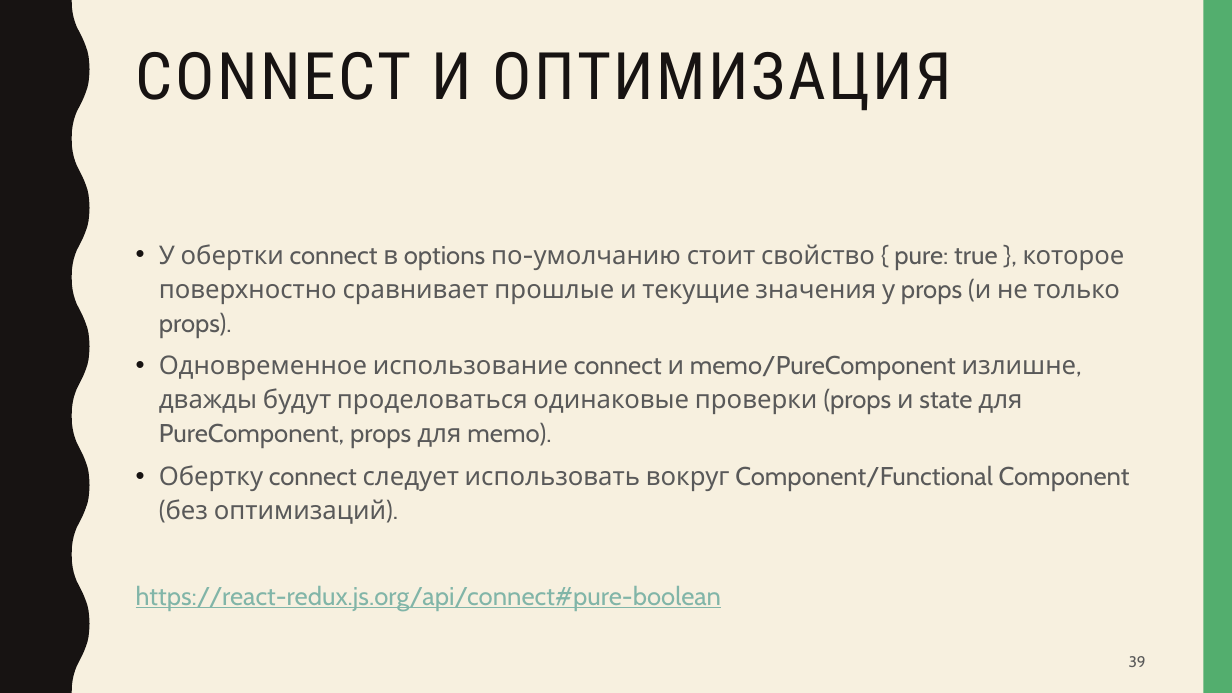
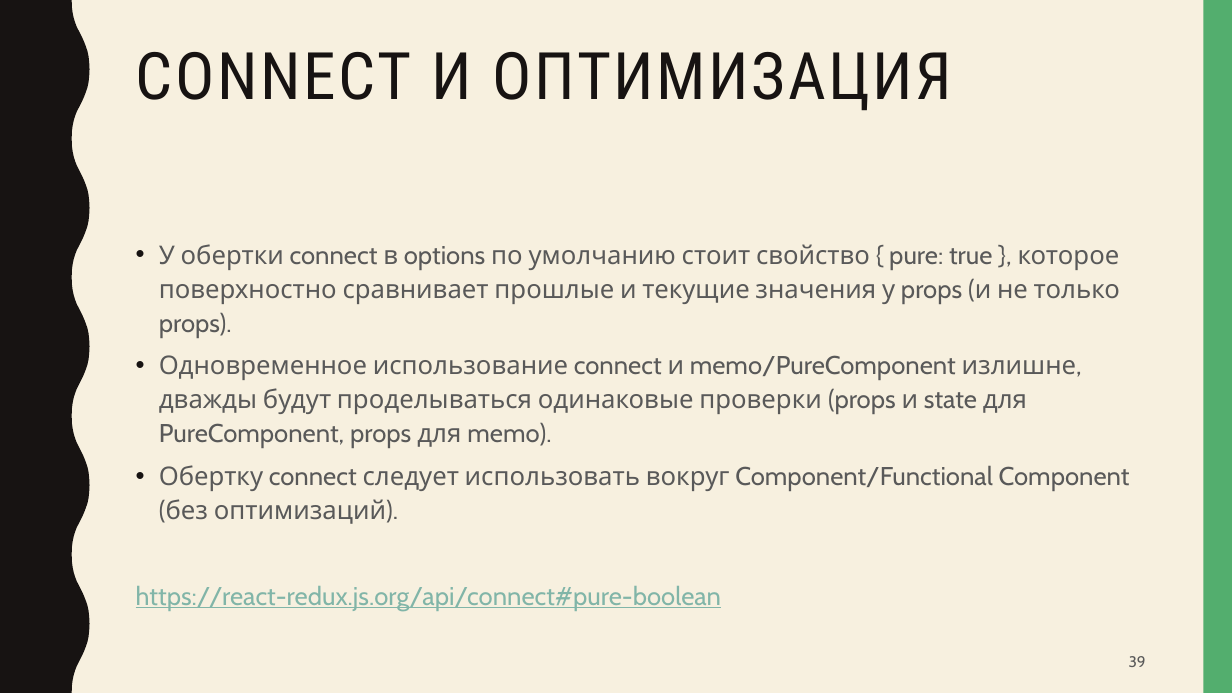
Before and after one commit to artem-gorokhovskii/PureComponent-VS-memo, a slide deck: slide 39 of PureComponent-vs-memo.pptx. Drawn at 1232x693 pixels with LibreOffice and Linux fonts; fonts in the diff are those of the drawing. Boxes give left, top, right and bottom in pixels: in the first picture for what was removed or moved away, otherwise in the second. Text is boxed around its words. In the diff, an @@ line names an element or a change of style, - is before the commit and + after.

Commit message:
small fix in presentation

```diff
--- a/PureComponent-vs-memo.pptx
+++ b/PureComponent-vs-memo.pptx
@@ text at box(159, 244, 1120, 448): text changed @@
-• У обертки connect в options по-умолчанию стоит свойство { pure: true }, которое поверхностно сравнивает прошлые и текущие значения у props (и не только props).
-• Одновременное использование connect и memo/PureComponent излишне, дважды будут проделоваться одинаковые проверки (props и state для PureComponent, props для memo).
+• У обертки connect в options по умолчанию стоит свойство { pure: true }, которое поверхностно сравнивает прошлые и текущие значения у props (и не только props).
+• Одновременное использование connect и memo/PureComponent излишне, дважды будут проделываться одинаковые проверки (props и state для PureComponent, props для memo).
```
Also in this commit, not shown: 3 other slides changed.
